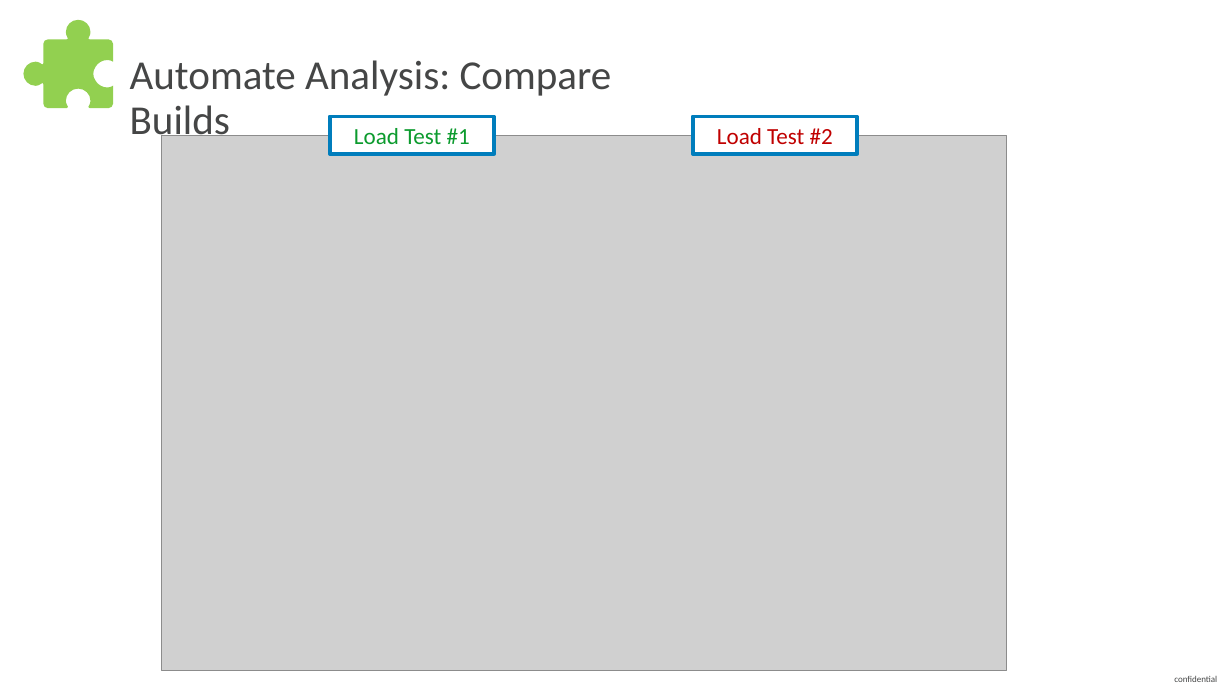
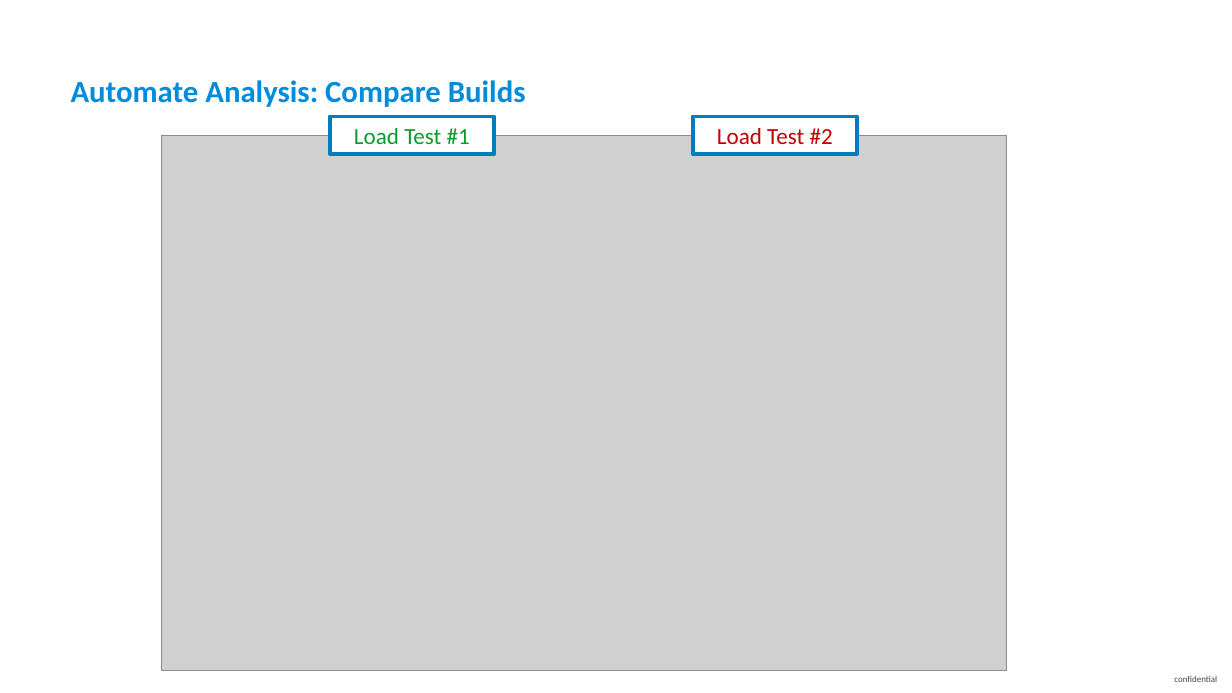
Before and after one commit to thiagobien/ACL, a slide deck: slide 9 of workshop/07_Performance_as_a_Service/ACMWorkshop_Performance_as_a_Self_Service.pptx. Drawn at 1232x693 pixels with LibreOffice and Linux fonts; fonts in the diff are those of the drawing; grey boxes stand for pictures. Boxes give left, top, right and bottom in pixels: in the first picture for what was removed or moved away, otherwise in the second. Text is boxed around its words. In the diff, an @@ line names an element or a change of style, - is before the commit and + after.

```diff
--- a/workshop/07_Performance_as_a_Service/ACMWorkshop_Performance_as_a_Self_Service.pptx
+++ b/workshop/07_Performance_as_a_Service/ACMWorkshop_Performance_as_a_Self_Service.pptx
@@ freeform shape removed at (23,19,113,108) @@
@@ text "Automate Analysis: Compare Builds": place and size @@
-text "Automate Analysis: Compare Builds" at (130,60,612,144)
+text "Automate Analysis: Compare Builds" at (71,80,526,107)
@@ text "Automate Analysis: Compare Builds" at (71,80,526,107): size 32 to 24 pt, text colour #454646 to #008CDB, bold on; line spacing 0.9 to 1.2; vertical alignment top to middle @@
```
Also in this commit, not shown: 9 other slides changed, 1 slide added, 8 other files.
